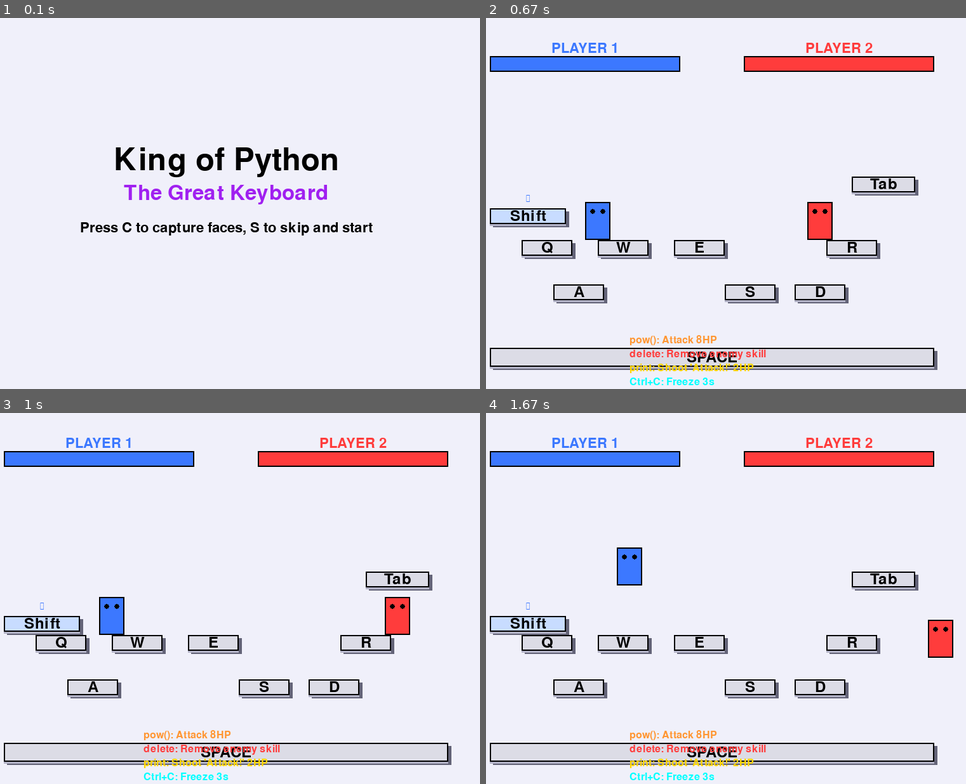
Above: before the commit, frames 1-4 (two rows, left to right).
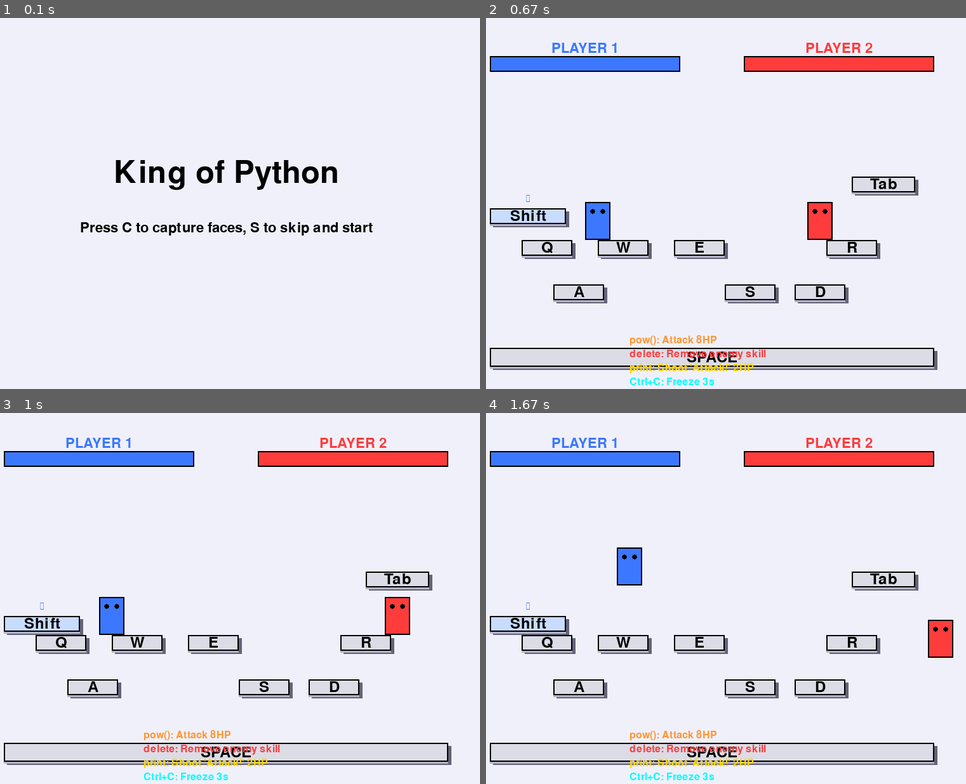
Above: after the commit, the same moments.

Repository: xueyu-coco/King-of-Python
Game: pygame game, started from test01/king_python_keyboard.py
The game is run twice, just before and just after one commit, with the same random seed, the same clock (stepped at 60 frames per second) and the same inputs.
Inputs:
- Up to frame 1 (0.1 s): no input
- Up to frame 2 (0.67 s): tap S at 0.33 s
- Up to frame 3 (1 s): hold Right from 0.67 s (still down)
- Up to frame 4 (1.67 s): release Right at 1.13 s; hold Up 1.17-1.47 s; hold W 1.17-1.47 s; hold Right from 1.5 s (still down); hold D from 1.5 s (still down)

The runs differ from the first frame. In frame 1, 2.7% of the frame differs, in the area x 24-71%, y 34-51%; in frame 2, nothing differs; in frame 3, nothing differs; in frame 4, nothing differs.

Commit message:
Remove 'The Great Keyboard' subtitle from start screen

Diff:
--- a/test01/king_python_keyboard.py
+++ b/test01/king_python_keyboard.py
@@ -11,7 +11,7 @@
 # 游戏窗口设置
 WIDTH, HEIGHT = 800, 600
 screen = pygame.display.set_mode((WIDTH, HEIGHT))
-pygame.display.set_caption("King of Python - The Great Keyboard")
+pygame.display.set_caption("King of Python")
 
 # 颜色定义
 WHITE = (255, 255, 255)
@@ -588,10 +588,8 @@
     while start:
         screen.fill(BG_COLOR)
         title = font_large.render('King of Python', True, BLACK)
-        subtitle = font_medium.render('The Great Keyboard', True, PURPLE)
         sub = font_small.render('Press C to capture faces, S to skip and start', True, BLACK)
-        screen.blit(title, (WIDTH//2 - title.get_width()//2, HEIGHT//2 - 100))
-        screen.blit(subtitle, (WIDTH//2 - subtitle.get_width()//2, HEIGHT//2 - 40))
+        screen.blit(title, (WIDTH//2 - title.get_width()//2, HEIGHT//2 - 80))
         screen.blit(sub, (WIDTH//2 - sub.get_width()//2, HEIGHT//2 + 20))
         pygame.display.flip()
 
